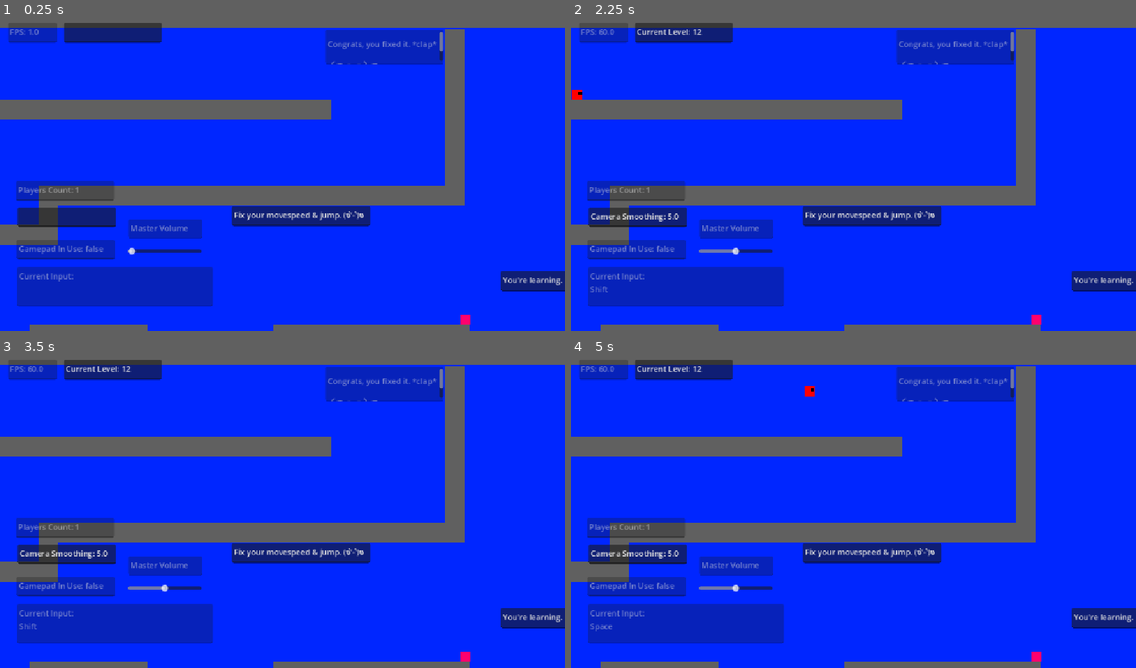
Above: before the commit, frames 1-4 (two rows, left to right).
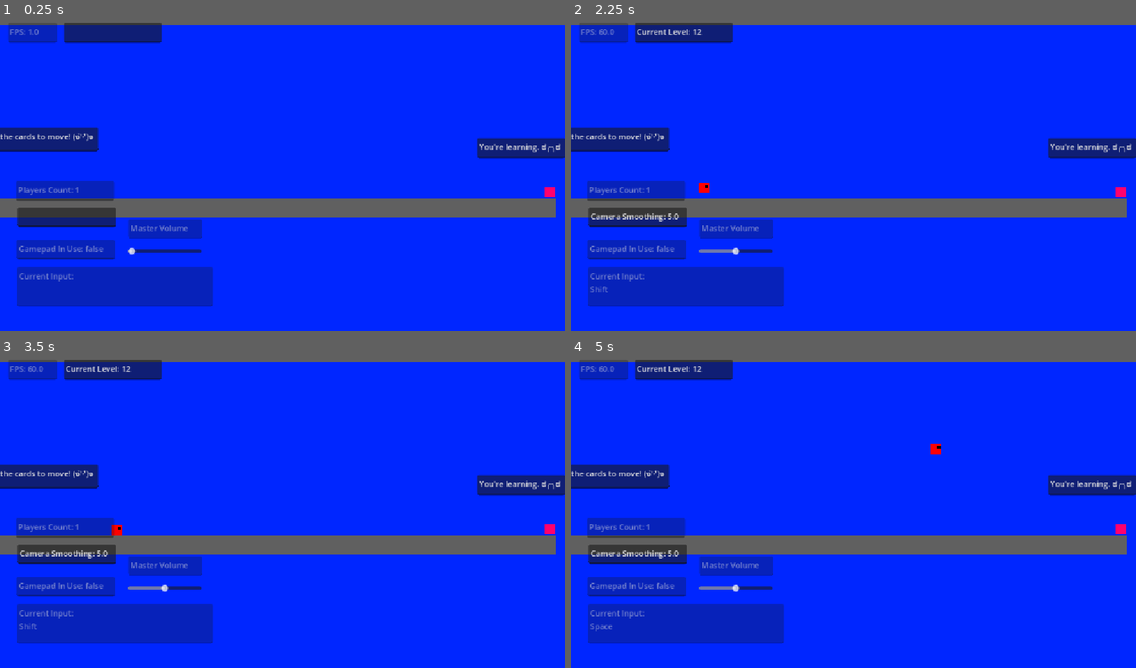
Above: after the commit, the same moments.

Repository: aduImperfect/GMTK20206_Game
Game: Godot game, scene res://Scenes/main.tscn
The game is run twice, just before and just after one commit, with the same random seed, the same clock (stepped at 60 frames per second) and the same inputs.
Inputs (mouse positions are in pixels of both pictures, inside the frame that each line leads up to):
- Up to frame 1 (0.25 s): no input
- Up to frame 2 (2.25 s): click (684, 33) at 0.52 s; type "12" at 0.6 s; click (638, 218) at 0.75 s; type "12" at 0.83 s; tap Enter at 1.25 s; move the mouse to (977, 155) at 1.27 s; hold Right from 1.28 s (still down); tap Shift at 1.35, 2.1 s; click (977, 155) at 1.42 s; tap Space at 1.52 s; move the mouse to (740, 187) at 2.02 s
- Up to frame 3 (3.5 s): tap Space at 2.27 s; move the mouse to (339, 439) at 2.77 s; release Right at 2.78 s; hold Left from 2.78 s (still down); tap Shift at 2.85 s
- Up to frame 4 (5 s): move the mouse to (825, 574) at 3.52 s; release Left at 3.53 s; hold Right from 3.53 s (still down); tap Shift at 3.6, 4.35 s; click (825, 574) at 3.67 s; tap Space at 3.77, 4.52 s; move the mouse to (1023, 558) at 4.27 s

The runs differ from the first frame. In frame 1, 22% of the frame differs, in the area x 0-100%, y 2-100%; in frame 2, 22%; in frame 3, 22%; in frame 4, 22%.

Commit message:
Test Levels 01 and 02.

Diff:
--- a/gmtk-game/Levels/level_01.tscn
+++ b/gmtk-game/Levels/level_01.tscn
@@ -9,17 +9,14 @@
 [node name="Level_01" type="Node2D" unique_id=234875700]
 
 [node name="Start" parent="." unique_id=1470424718 instance=ExtResource("3_xfk5q")]
-position = Vector2(73, 21)
+position = Vector2(73, 229)
 
 [node name="Campos" parent="." unique_id=952399795 instance=ExtResource("4_ocwms")]
-position = Vector2(936, 182)
+position = Vector2(678, 190)
+scale = Vector2(5, 5)
 
 [node name="Goal2" parent="." unique_id=1634378711 instance=ExtResource("2_8ffim")]
-position = Vector2(1309, 483)
-
-[node name="Ground_P_13" parent="." unique_id=1751980 instance=ExtResource("1_vk57k")]
-position = Vector2(1118, 513)
-scale = Vector2(10, 1)
+position = Vector2(1223, 230)
 
 [node name="Ground_C_1" parent="." unique_id=1529564929 instance=ExtResource("1_vk57k")]
 position = Vector2(920, -132)
@@ -33,10 +30,6 @@
 position = Vector2(1820, 248)
 scale = Vector2(1, 20)
 
-[node name="Ground_W_R_2" parent="." unique_id=965764360 instance=ExtResource("1_vk57k")]
-position = Vector2(1287, 69)
-scale = Vector2(1, 9)
-
 [node name="Ground_F_1" parent="." unique_id=199922042 instance=ExtResource("1_vk57k")]
 position = Vector2(242, 628)
 scale = Vector2(10, 1)
@@ -45,98 +38,40 @@
 position = Vector2(1500, 628)
 scale = Vector2(15, 1)
 
-[node name="Ground_P_1" parent="." unique_id=1453319394 instance=ExtResource("1_vk57k")]
-position = Vector2(777.00006, 229)
-scale = Vector2(5, 1)
-
 [node name="Ground_P_2" parent="." unique_id=692740273 instance=ExtResource("1_vk57k")]
-position = Vector2(936, 54)
-scale = Vector2(5, 1)
+position = Vector2(1036, 262)
+scale = Vector2(10, 1)
 
 [node name="Ground_P_4" parent="." unique_id=1627510295 instance=ExtResource("1_vk57k")]
-position = Vector2(736.00006, 54)
+position = Vector2(736.00006, 262)
 scale = Vector2(5, 1)
 
 [node name="Ground_P_5" parent="." unique_id=1827352975 instance=ExtResource("1_vk57k")]
-position = Vector2(536, 54)
+position = Vector2(536, 262)
 scale = Vector2(5, 1)
 
 [node name="Ground_P_6" parent="." unique_id=2083270353 instance=ExtResource("1_vk57k")]
-position = Vector2(336, 54)
+position = Vector2(336, 262)
 scale = Vector2(5, 1)
 
 [node name="Ground_P_7" parent="." unique_id=852924870 instance=ExtResource("1_vk57k")]
-position = Vector2(141, 54)
+position = Vector2(141, 262)
 scale = Vector2(5, 1)
-
-[node name="LevelObjective" type="TextEdit" parent="." unique_id=1773787374]
-offset_left = 57.0
-offset_top = -85.0
-offset_right = 348.0
-offset_bottom = -37.0
-text = "Max Movespeed is crap. Fix it. ಠ_ಠ"
-editable = false
-
-[node name="LevelEnd" type="TextEdit" parent="." unique_id=1070965928]
-offset_left = 1024.0
-offset_top = -109.0
-offset_right = 1264.0
-offset_bottom = -38.0
-text = "Congrats, you fixed it. *clap*
-༼ つ ◕_◕ ༽つ"
-editable = false
 
 [node name="Death" parent="." unique_id=1296578022 instance=ExtResource("4_1cq4g")]
 position = Vector2(920, 750)
 scale = Vector2(100, 1)
 
-[node name="Ground_P_3" parent="." unique_id=893045837 instance=ExtResource("1_vk57k")]
-position = Vector2(967, 229)
-scale = Vector2(5, 1)
-
-[node name="Ground_P_10" parent="." unique_id=1844753471 instance=ExtResource("1_vk57k")]
-position = Vector2(1167, 229)
-scale = Vector2(5, 1)
-
-[node name="Ground_P_8" parent="." unique_id=198942170 instance=ExtResource("1_vk57k")]
-position = Vector2(340, 309)
-scale = Vector2(5, 1)
-
-[node name="Ground_P_9" parent="." unique_id=1022875421 instance=ExtResource("1_vk57k")]
-position = Vector2(577, 229)
-scale = Vector2(5, 1)
-
-[node name="Ground_P_11" parent="." unique_id=317605988 instance=ExtResource("1_vk57k")]
-position = Vector2(220, 268)
-rotation = 1.5707964
-scale = Vector2(3, 1)
-
-[node name="Ground_P_12" parent="." unique_id=2127352619 instance=ExtResource("1_vk57k")]
-position = Vector2(458, 269)
-rotation = 1.5707964
-scale = Vector2(3, 1)
-
-[node name="LevelObjective2" type="TextEdit" parent="." unique_id=985274139]
-offset_left = 833.0
-offset_top = 251.0
-offset_right = 1115.0
-offset_bottom = 292.0
-text = "Fix your movespeed & jump. (ง'̀-'́)ง"
-
-[node name="Ground_P_15" parent="." unique_id=265919292 instance=ExtResource("1_vk57k")]
-position = Vector2(540, 513)
-scale = Vector2(6, 1)
-
 [node name="LevelEnd2" type="TextEdit" parent="." unique_id=357667467]
-offset_left = 1381.0
-offset_top = 384.0
-offset_right = 1560.0
-offset_bottom = 425.0
+offset_left = 1075.0
+offset_top = 120.0
+offset_right = 1254.0
+offset_bottom = 161.0
 text = "You're learning. ಠ╭╮ಠ"
 
 [node name="LevelObjective3" type="TextEdit" parent="." unique_id=948582256]
-offset_left = 96.0
-offset_top = 652.0
-offset_right = 391.0
-offset_bottom = 700.0
-text = "Get the move speed just right. (ง'̀-'́)ง"
+offset_left = 65.0
+offset_top = 99.0
+offset_right = 302.0
+offset_bottom = 147.0
+text = "Use the cards to move! (ง'̀-'́)ง"
--- a/gmtk-game/Levels/level_02.tscn
+++ b/gmtk-game/Levels/level_02.tscn
@@ -1,7 +1,6 @@
 [gd_scene format=3 uid="uid://7q2kb6d0dbff"]
 
 [ext_resource type="PackedScene" uid="uid://dbswmh8aba0vb" path="res://Scenes/start.tscn" id="1_2qs01"]
-[ext_resource type="PackedScene" uid="uid://o11jqegfw74n" path="res://Scenes/campos.tscn" id="2_6mfy8"]
 [ext_resource type="PackedScene" uid="uid://c2gstpkex2tx8" path="res://Scenes/goal.tscn" id="2_iel4d"]
 [ext_resource type="PackedScene" uid="uid://b36n3qasn3g46" path="res://Scenes/ground.tscn" id="3_i2y1e"]
 [ext_resource type="PackedScene" uid="uid://c7kw2s1jyomna" path="res://Scenes/death.tscn" id="4_bsxbt"]
@@ -9,13 +8,10 @@
 [node name="Level_02" type="Node2D" unique_id=1163223301]
 
 [node name="Start" parent="." unique_id=1470424718 instance=ExtResource("1_2qs01")]
-position = Vector2(69, 594)
-
-[node name="Campos" parent="." unique_id=952399795 instance=ExtResource("2_6mfy8")]
-position = Vector2(695, 350)
+position = Vector2(272, 451)
 
 [node name="Goal" parent="." unique_id=1634378711 instance=ExtResource("2_iel4d")]
-position = Vector2(1788, 107)
+position = Vector2(977, 413)
 
 [node name="Ground_C_1" parent="." unique_id=1751980 instance=ExtResource("3_i2y1e")]
 position = Vector2(920, -132)
@@ -36,16 +32,12 @@
 [node name="Ground_F_2" parent="." unique_id=553455818 instance=ExtResource("3_i2y1e")]
 position = Vector2(1781, 628)
 
-[node name="Ground_P_4" parent="." unique_id=1687364210 instance=ExtResource("3_i2y1e")]
-position = Vector2(711, 405)
-scale = Vector2(5, 1)
-
 [node name="Ground_P_5" parent="." unique_id=350770238 instance=ExtResource("3_i2y1e")]
-position = Vector2(1225, 313)
+position = Vector2(627, 443)
 scale = Vector2(8, 1)
 
 [node name="Ground_P_8" parent="." unique_id=1710634279 instance=ExtResource("3_i2y1e")]
-position = Vector2(1698, 137)
+position = Vector2(887, 443)
 scale = Vector2(5, 1)
 
 [node name="Ground_P_7" parent="." unique_id=248651494 instance=ExtResource("3_i2y1e")]
@@ -67,19 +59,11 @@
 offset_bottom = 401.0
 text = "Jump good practice."
 
-[node name="LevelObjective2" type="TextEdit" parent="." unique_id=792819468]
-offset_left = 918.0
-offset_top = 114.0
-offset_right = 1198.0
-offset_bottom = 175.0
-text = "If you fall, that's ok. It's intended.
-                        ♪~ ᕕ(ᐛ)ᕗ"
-
 [node name="LevelEnd" type="TextEdit" parent="." unique_id=1581963938]
-offset_left = 1724.0
-offset_top = 33.0
-offset_right = 1780.0
-offset_bottom = 69.0
+offset_left = 1005.0
+offset_top = 339.0
+offset_right = 1061.0
+offset_bottom = 375.0
 text = "Nice."
 
 [node name="Death" parent="." unique_id=1296578022 instance=ExtResource("4_bsxbt")]
